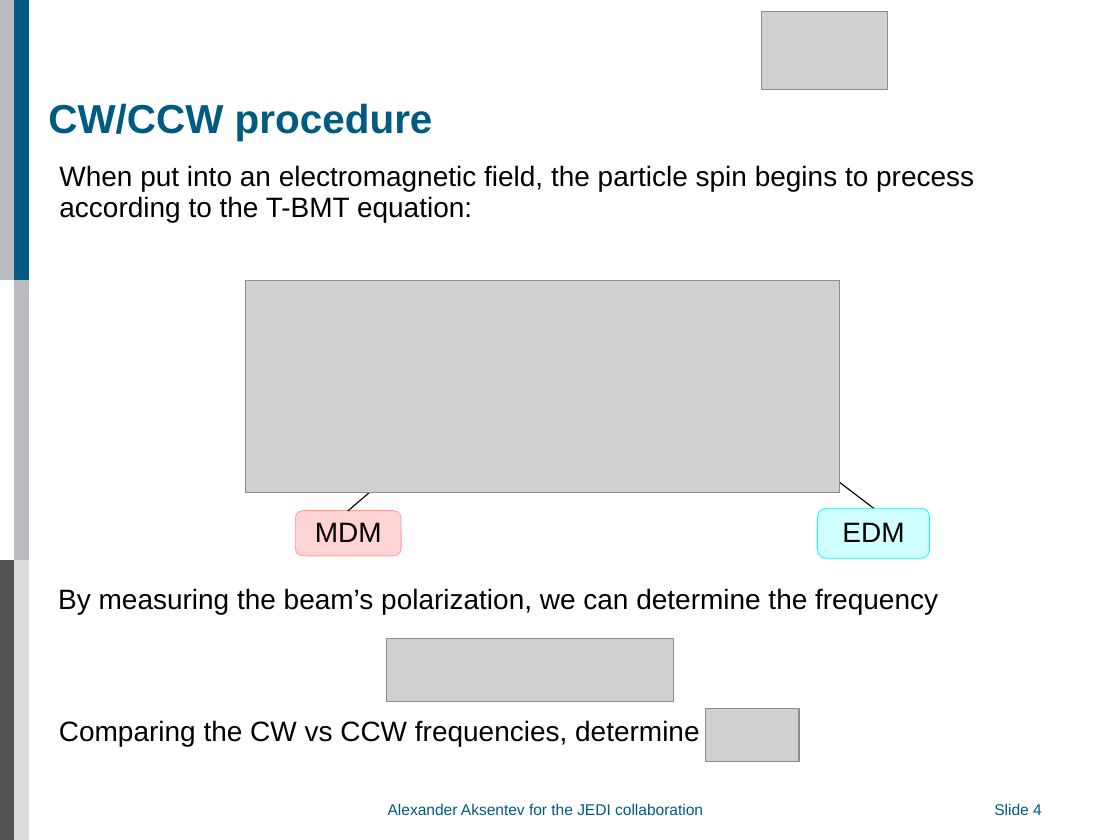
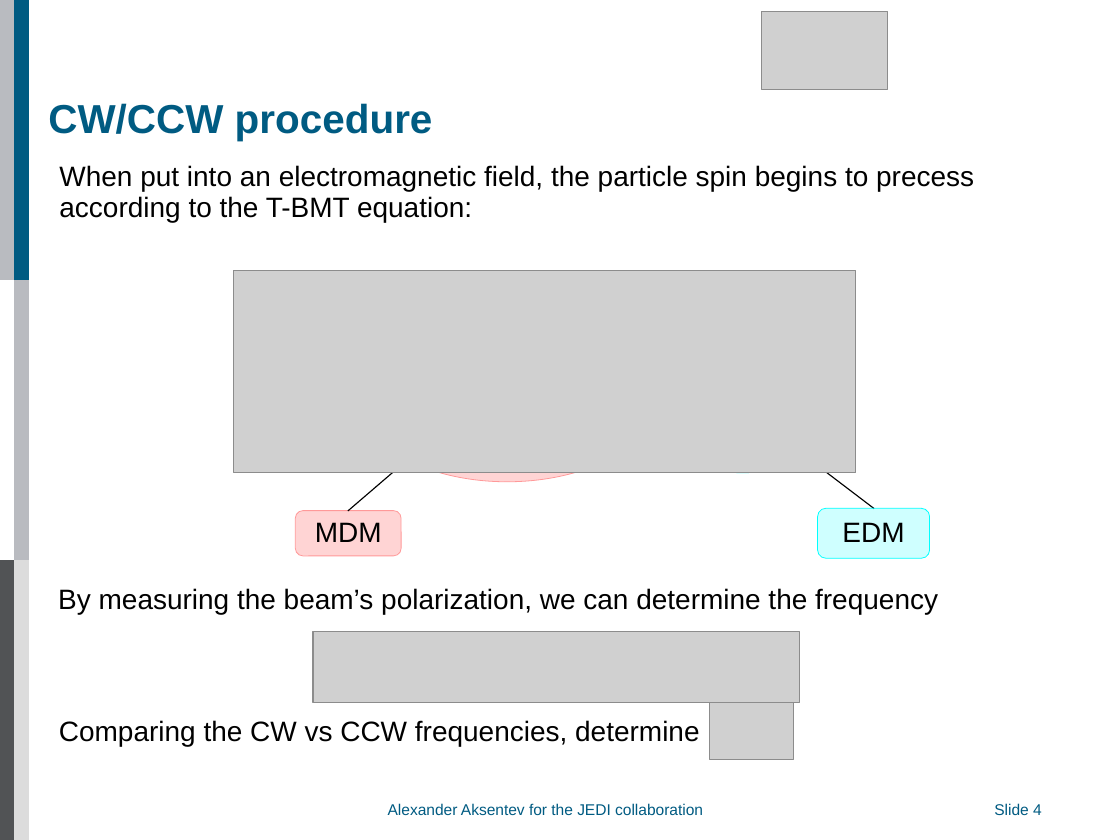
Before and after one commit to AlexAksentyev/EDM, a slide deck: slide 4 of Reports/DPG/DPG_proto.ppt. Drawn at 1120x840 pixels with LibreOffice and Linux fonts; fonts in the diff are those of the drawing; grey boxes stand for pictures; background and template pictures are left out. Boxes give left, top, right and bottom in pixels: in the first picture for what was removed or moved away, otherwise in the second. Text is boxed around its words. In the diff, an @@ line names an element or a change of style, - is before the commit and + after.

```diff
--- a/Reports/DPG/DPG_proto.ppt
+++ b/Reports/DPG/DPG_proto.ppt
@@ picture: place and size @@
-picture at box(246, 281, 840, 493)
+picture at box(234, 270, 857, 473)
@@ ellipse added at box(366, 332, 648, 482), fill #FF0000 at 17% opacity, outline #FF9999 0.51 pt @@
@@ ellipse added at box(661, 336, 824, 473), fill #00FFFF at 19% opacity, outline #00FFFF 0.51 pt @@
@@ picture: place and size @@
-picture at box(386, 638, 673, 702)
+picture at box(314, 632, 800, 702)
@@ picture: place and size @@
-picture at box(706, 709, 799, 762)
+picture at box(710, 702, 793, 759)
```
Also in this commit, not shown: 7 other slides changed, 7 other files.
